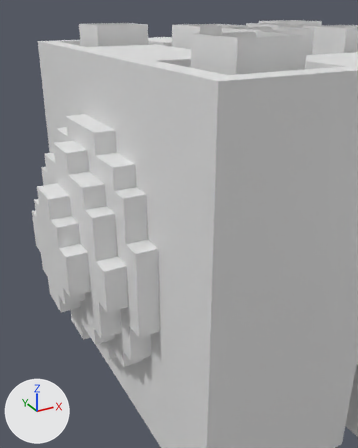
Before and after pictures for a commit that changed the glTF model models/concert.glb.
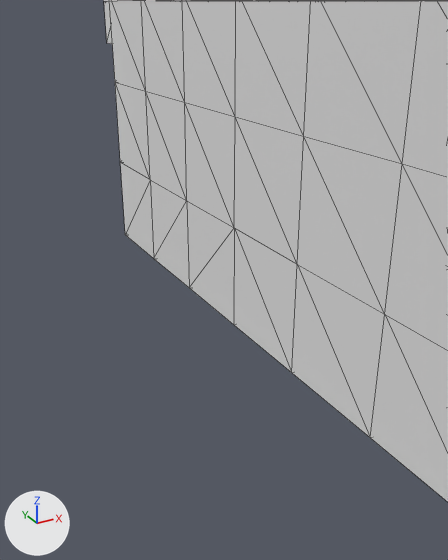
Each version appears first from a 50 mm camera at (-17.91, -8.09, 21.93) aimed at (-2.03, 20.79, 7.5), and next in a close-up from a 50 mm camera at (-12.69, 16.3, 4.85) aimed at (-10.99, 19.4, 3.3). The axes (+X, +Y, +Z) are drawn at lower left. The lights are the same throughout. The close-ups show mesh edges as thin lines. Materials are left out; every surface is plain grey. Where no turn or scale is listed for an object, it has been applied to the vertices. Vertices at the same position are counted once.
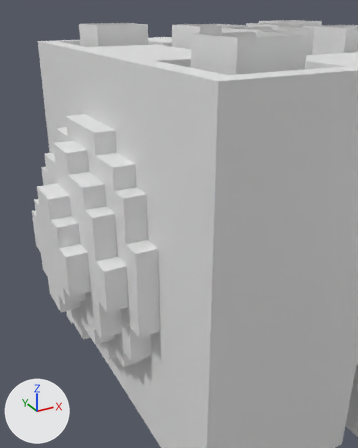
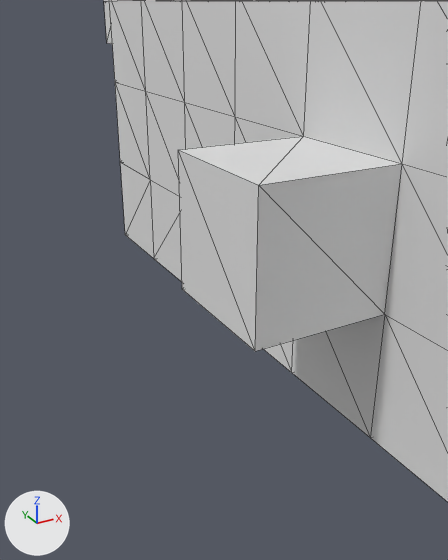
Changed parts and their boxes (x1, y1, x2, y2) in the close-ups (448 x 560 px):
part 1 of me_mesh_0, built on
    before: (297, 136, 402, 314)
    after: (178, 136, 402, 351)

The edits, one by one:
me_mesh_0 is used by ob_mesh_0; location (-16.0, 32.0, 0.0).
me_mesh_0 had 617 vertices, 1094 faces and spanned x 3.0..16.0, y -16.0..0.0, z 2.0..16.0.
me_mesh_0 now has 621 vertices, 1102 faces and spans x 3.0..16.0, y -16.0..0.0, z 2.0..16.0.
Part 1, on me_mesh_0:
2 faces are deleted.
4 vertices are added at (5.0, -13.0, 3.0), (5.0, -12.0, 3.0), (5.0, -12.0, 4.0), (5.0, -13.0, 4.0).
10 new faces join them.
